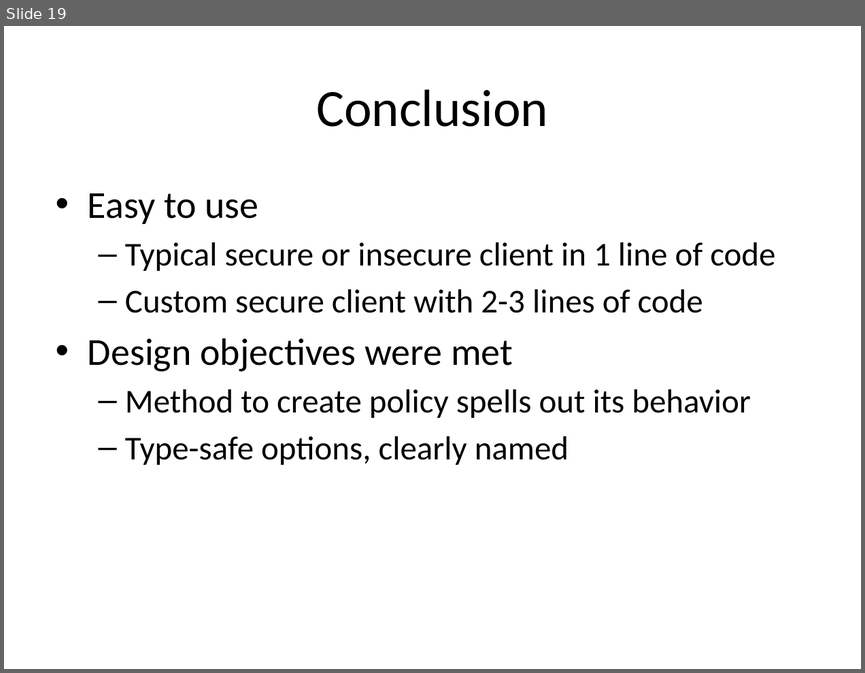
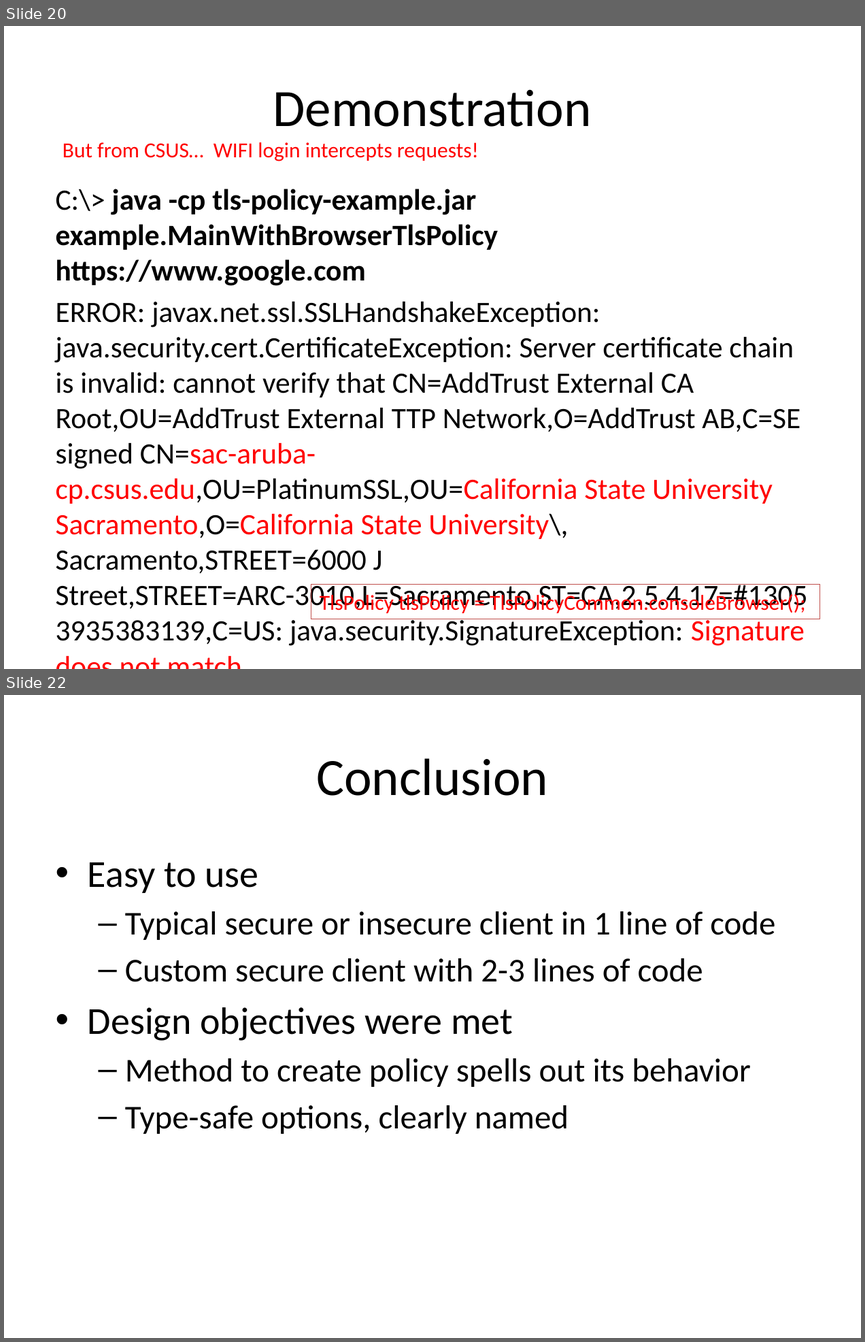
Before and after one commit to opencit/opencit, a slide deck: cpg-tls-policy/src/site/resources/tls-policy-presentation-20min.pptx. Shown one above the other, each under a label of ours: slide 19 before the commit, slides 20 and 22 after it; the slides between them are not shown. The pictures are 865x673 and 865x1342 pixels, drawn with LibreOffice and Linux fonts; fonts in the diff are those of the drawing. Boxes give left, top, right and bottom in pixels: in the first picture for what was removed or moved away, otherwise in the second. Text is boxed around its words. In the diff, an @@ line names an element or a change of style, - is before the commit and + after.

```diff
--- a/cpg-tls-policy/src/site/resources/tls-policy-presentation-20min.pptx
+++ b/cpg-tls-policy/src/site/resources/tls-policy-presentation-20min.pptx
@@ slide 20 added at (4,26,861,669), background #FFFFFF @@
@@ title added at (273,89,591,127), 44 pt, text #000000 @@
+Demonstration
@@ text added at (62,142,479,161), 18 pt, text #FF0000 @@
+But from CSUS… WIFI login intercepts requests!
@@ text added at (56,189,808,645), 24.8 pt, text #000000 @@
+C:\> java -cp tls-policy-example.jar example.MainWithBrowserTlsPolicy https://www.google.com
+ERROR: javax.net.ssl.SSLHandshakeException: java.security.cert.CertificateException: Server certificate chain is invalid: cannot verify that CN=AddTrust External CA Root,OU=AddTrust External TTP Network,O=AddTrust AB,C=SE signed CN=sac-aruba-cp.csus.edu,OU=PlatinumSSL,OU=California State University Sacramento,O=California State University\, Sacramento,STREET=6000 J Street,STREET=ARC-3010,L=Sacramento,ST=CA,2.5.4.17=#13053935383139,C=US: java.security.SignatureException: Signature does not match.
@@ rectangle added at (311,584,820,618), outline #C0504D 0.75 pt, 18 pt, text #FF0000 @@
+TlsPolicy tlsPolicy = TlsPolicyCommon.consoleBrowser();
@@ what was slide 19 is now slide 22 @@
```
Also in this commit, not shown: 2 other slides added, 55 other files.
